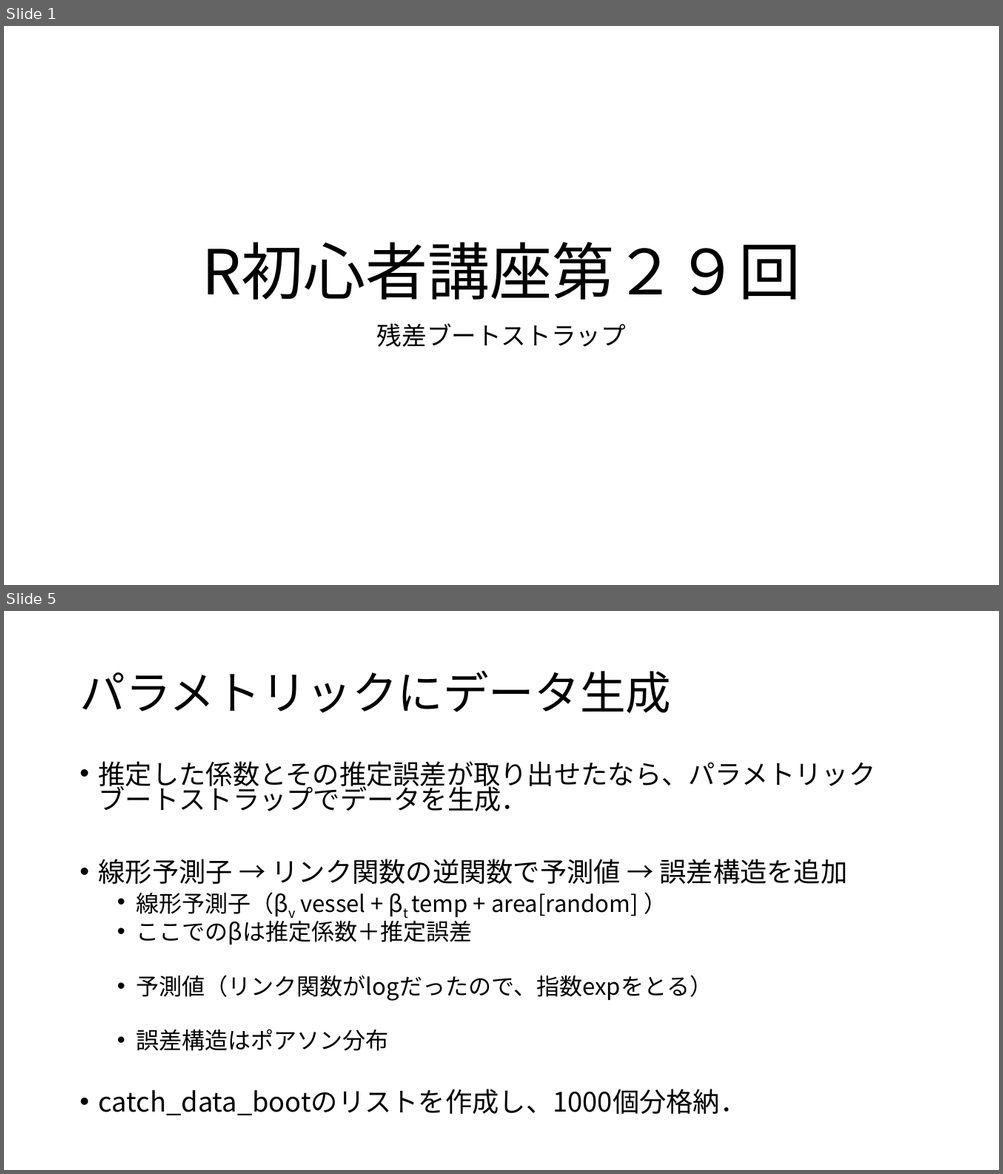
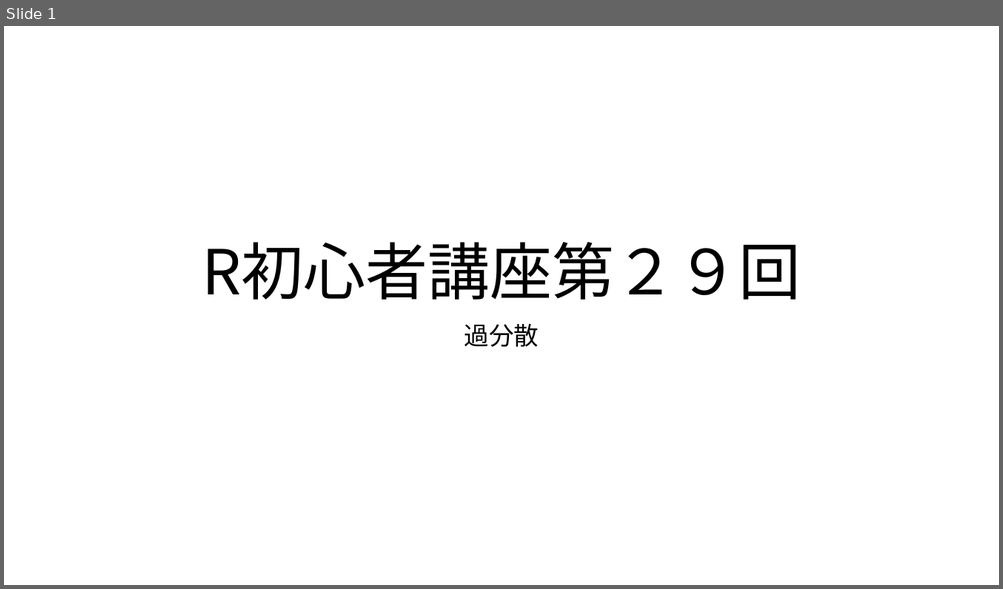
Before and after one commit to KoHMB/Shigen_kensyu_FRA, a slide deck: R/スライド/第29回.pptx. Shown one above the other, each under a label of ours: slides 1 and 5 before the commit, slide 1 after it; the slides between them are not shown. The pictures are 1003x1174 and 1003x589 pixels, drawn with LibreOffice and Linux fonts; fonts in the diff are those of the drawing. Boxes give left, top, right and bottom in pixels: in the first picture for what was removed or moved away, otherwise in the second. Text is boxed around its words. In the diff, an @@ line names an element or a change of style, - is before the commit and + after.

```diff
--- a/R/スライド/第29回.pptx
+++ b/R/スライド/第29回.pptx
@@ slide 5 removed at (4, 611, 999, 1170), background #FFFFFF @@
@@ title removed at (79, 670, 671, 713) @@
-パラメトリックにデータ生成
@@ text removed at (99, 761, 876, 1116) @@
-• 推定した係数とその推定誤差が取り出せたなら、パラメトリックブートストラップでデータを生成．
-• 線形予測子 → リンク関数の逆関数で予測値 → 誤差構造を追加
-  • 線形予測子（βv vessel + βt temp + area[random] ）
-  • ここでのβは推定係数＋推定誤差
-  • 予測値（リンク関数がlogだったので、指数expをとる）
-  • 誤差構造はポアソン分布
-• catch_data_bootのリストを作成し、1000個分格納．
@@ slide 1 changed as well @@
@@ subtitle at (464, 324, 539, 347): text changed @@
-残差ブートストラップ
+過分散
```
Also in this commit, not shown: 1 other slide changed, 5 slides added, 3 other slides removed, 21 other files.
